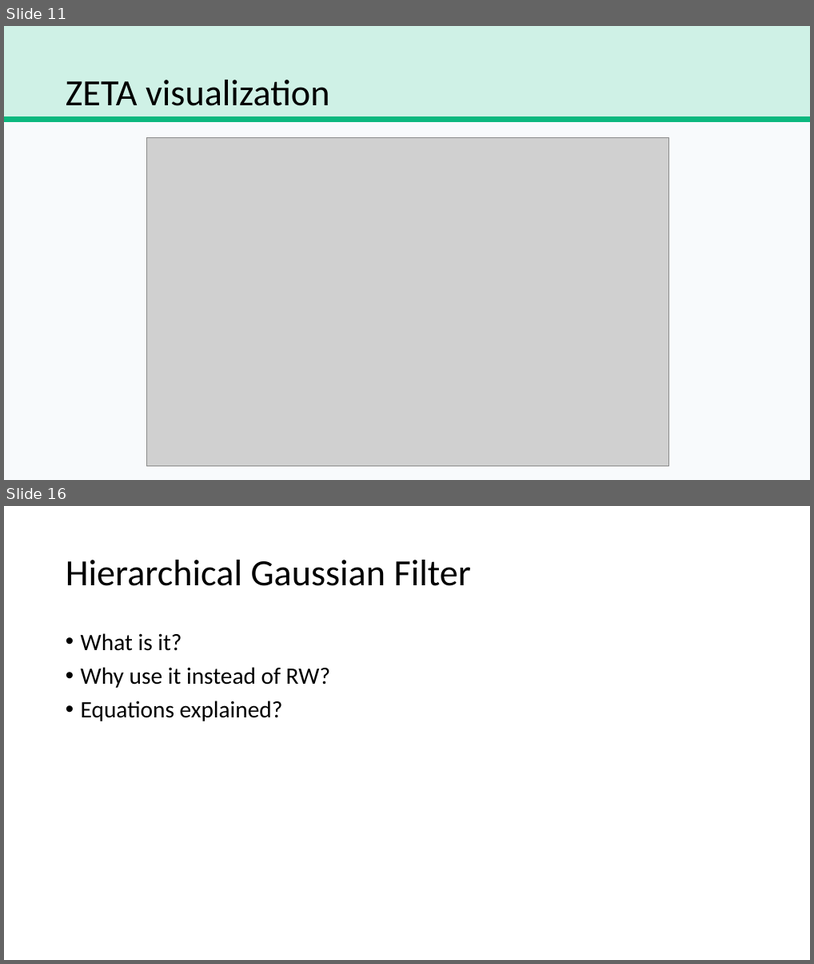
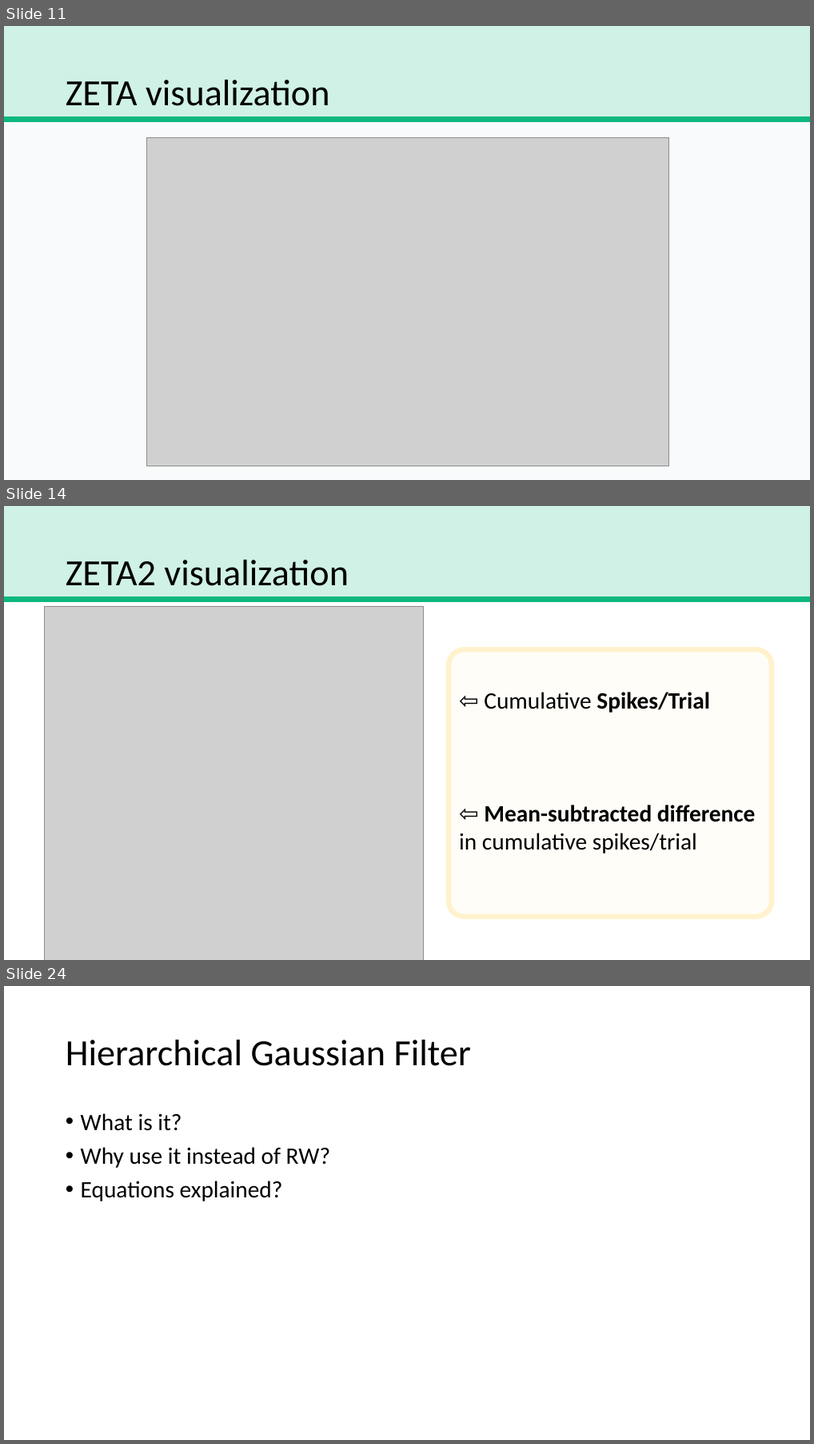
Before and after one commit to trNk27/Human_Data_Exploration, a slide deck: presentation/Prototype.pptx. Shown one above the other, each under a label of ours: slides 11 and 16 before the commit, slides 11, 14 and 24 after it; the slides between them are not shown. The pictures are 814x964 and 814x1444 pixels, drawn with LibreOffice and Linux fonts; fonts in the diff are those of the drawing; grey boxes stand for pictures; background and template pictures are left out. Boxes give left, top, right and bottom in pixels: in the first picture for what was removed or moved away, otherwise in the second. Text is boxed around its words. In the diff, an @@ line names an element or a change of style, - is before the commit and + after.

```diff
--- a/presentation/Prototype.pptx
+++ b/presentation/Prototype.pptx
@@ slide 14 added at (x1=4, y1=506, x2=810, y2=960), background #FFFFFF @@
@@ rectangle added at (x1=4, y1=506, x2=810, y2=599), fill #CFF1E6, outline #0CB87F 6 pt @@
@@ title added at (x1=66, y1=560, x2=349, y2=586), 44 pt, text #000000 @@
+ZETA2 visualization
@@ picture added at (x1=45, y1=606, x2=424, y2=960) @@
@@ rounded rectangle added at (x1=450, y1=649, x2=773, y2=916), fill #FFFDF7, outline #FFF2CC 6 pt, 28 pt, text #000000, bold @@
+⇦ Cumulative Spikes/Trial
+⇦ Mean-subtracted difference in cumulative spikes/trial
@@ what was slide 16 is now slide 24 @@
```
Also in this commit, not shown: 2 slides changed, 11 other slides added, 4 slides removed, 30 other files.
